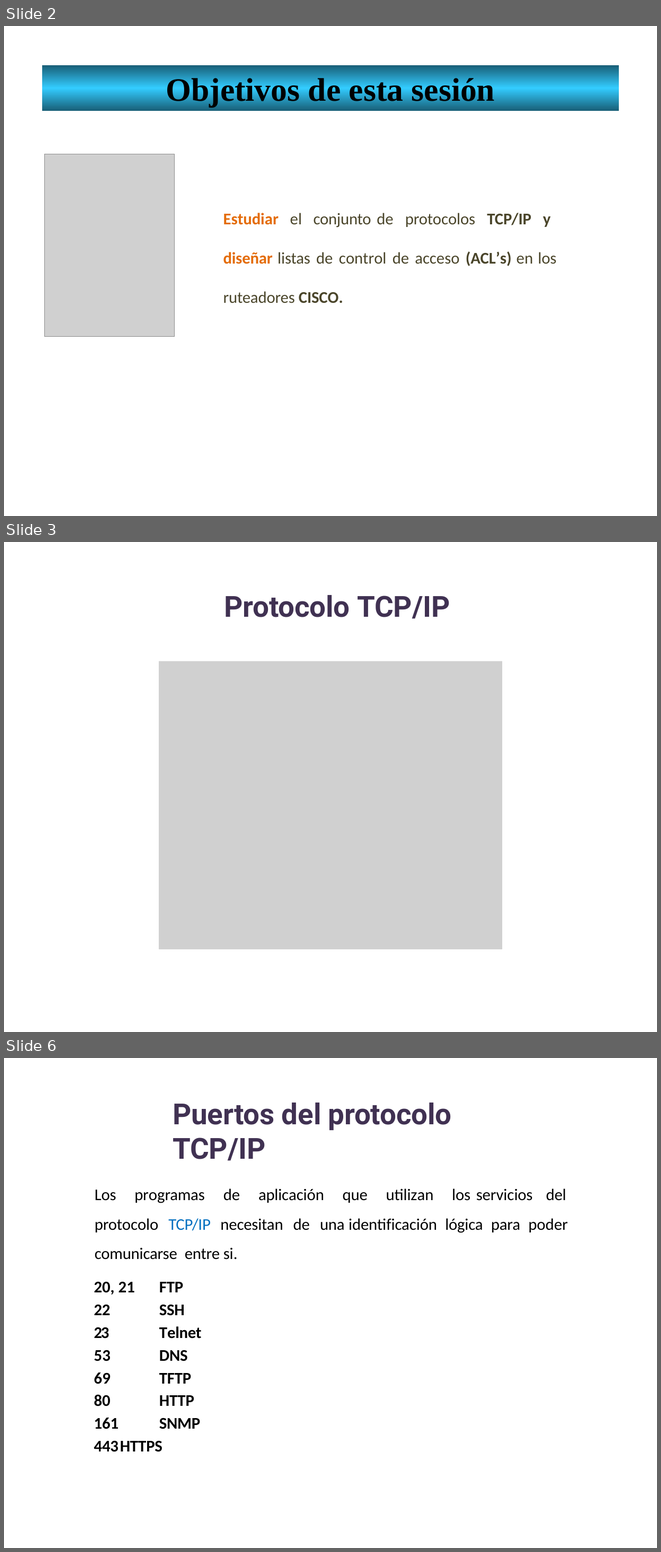
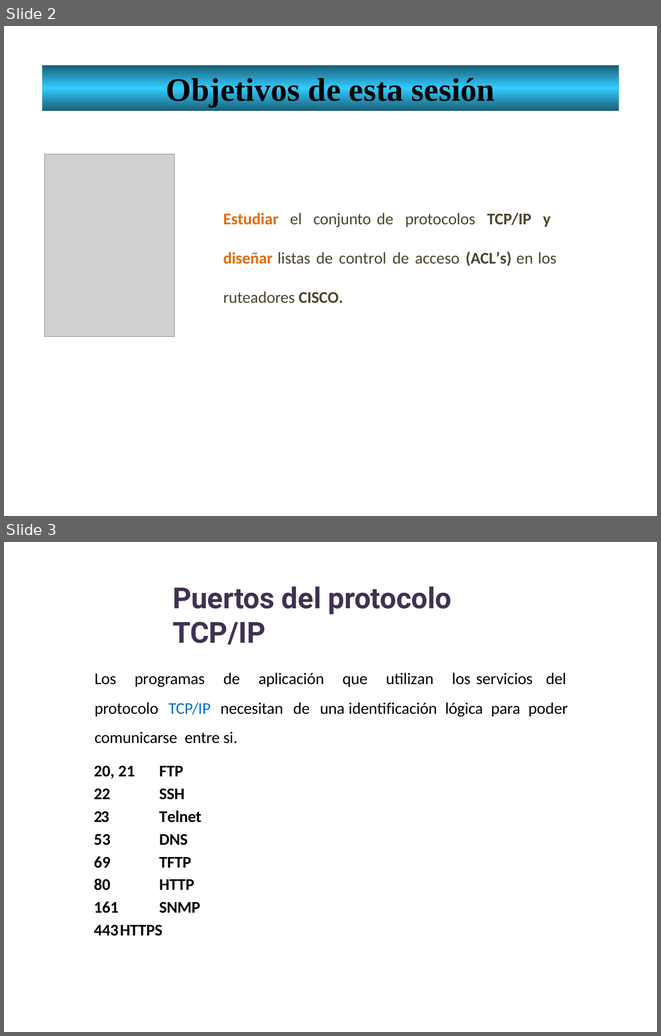
Before and after one commit to lizetheP/Seguridad, a slide deck: Calendario/Presentaciones/8_1_ACLs.pptx. Shown one above the other, each under a label of ours: slides 2, 3 and 6 before the commit, slides 2 and 3 after it; the slides between them are not shown. The pictures are 661x1552 and 661x1036 pixels, drawn with LibreOffice and Linux fonts; fonts in the diff are those of the drawing; grey boxes stand for pictures. Boxes give left, top, right and bottom in pixels: in the first picture for what was removed or moved away, otherwise in the second. Text is boxed around its words. In the diff, an @@ line names an element or a change of style, - is before the commit and + after.

```diff
--- a/Calendario/Presentaciones/8_1_ACLs.pptx
+++ b/Calendario/Presentaciones/8_1_ACLs.pptx
@@ slide 3 removed at [4,542,657,1032], background #FFFFFF @@
@@ text removed at [224,595,450,619] @@
-Protocolo TCP/IP
@@ picture removed at [159,661,502,949] @@
@@ title removed at [220,661,382,663] @@
-Protocolo TCP/IP
@@ what was slide 6 is now slide 3 @@
```
Also in this commit, not shown: 3 other slides removed, 59 other files.
